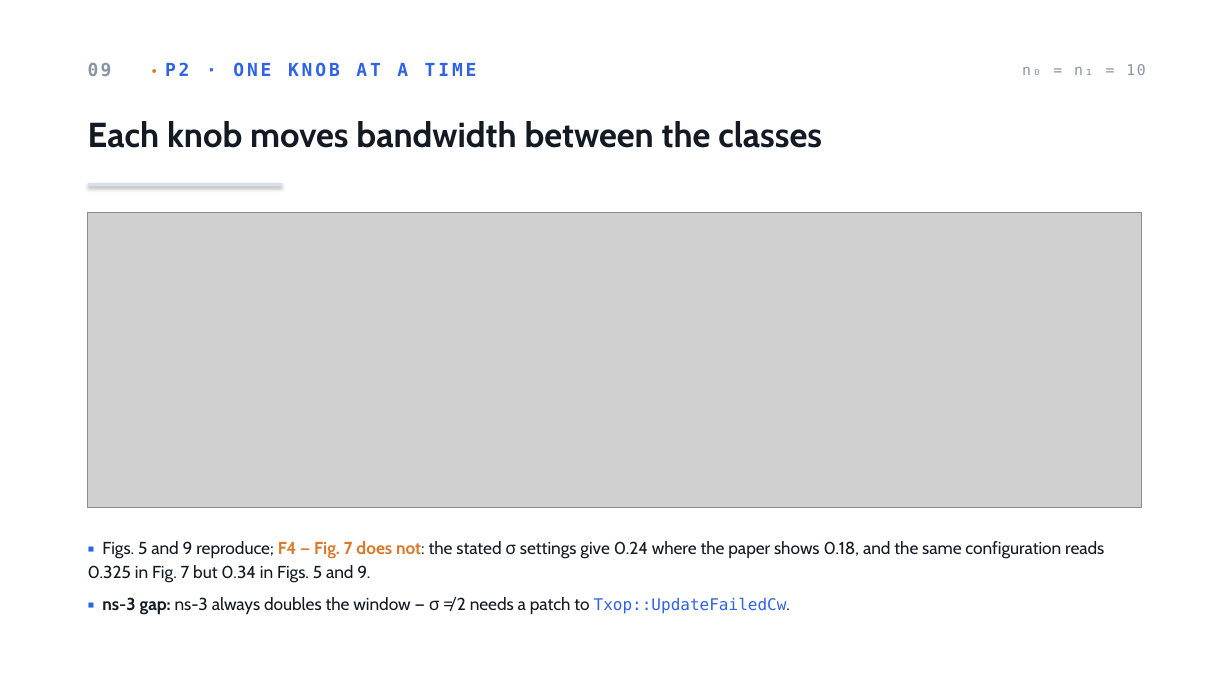
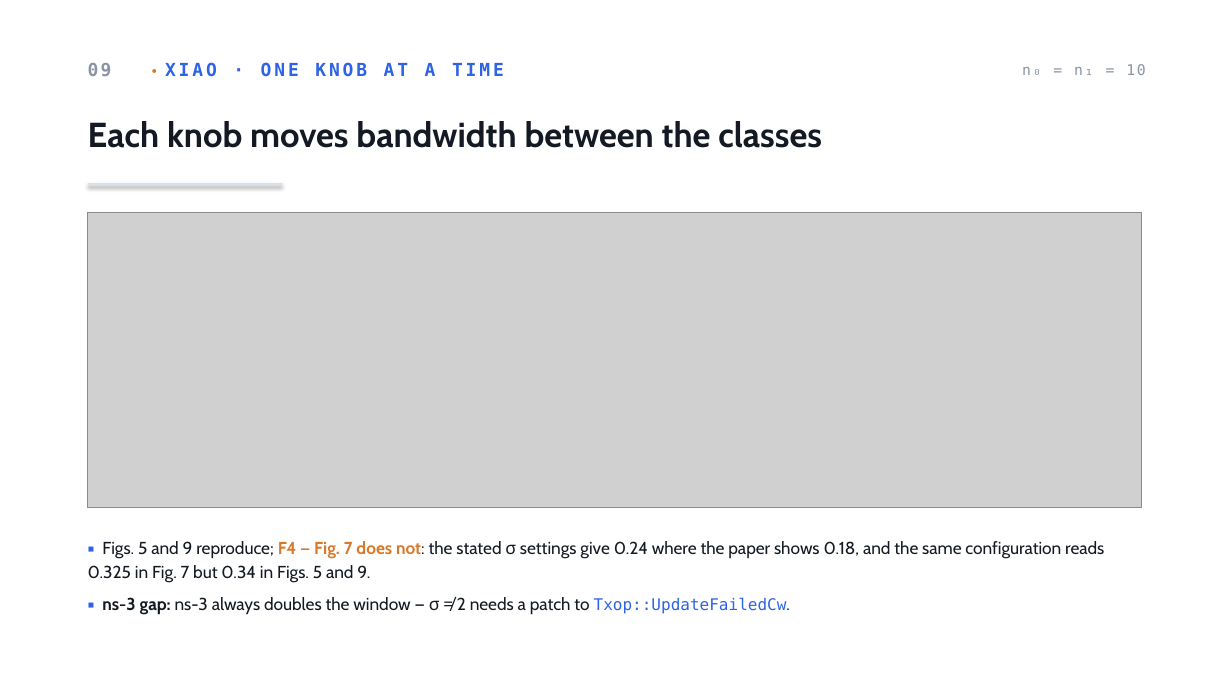
Before and after one commit to AhmadRifqi86/MWN-2026-M11402804-Rifqi, a slide deck: slide 10 of assets/ppt/a3-M11402804-AhmadRifqi.pptx. Drawn at 1232x693 pixels with LibreOffice and Linux fonts; fonts in the diff are those of the drawing; grey boxes stand for pictures. Boxes give left, top, right and bottom in pixels: in the first picture for what was removed or moved away, otherwise in the second. Text is boxed around its words. In the diff, an @@ line names an element or a change of style, - is before the commit and + after.

```diff
--- a/assets/ppt/a3-M11402804-AhmadRifqi.pptx
+++ b/assets/ppt/a3-M11402804-AhmadRifqi.pptx
@@ text at (88, 62, 504, 77): text changed @@
-09 • P2 · ONE KNOB AT A TIME
+09 • XIAO · ONE KNOB AT A TIME
```
Also in this commit, not shown: 10 other slides changed, 1 other file.
